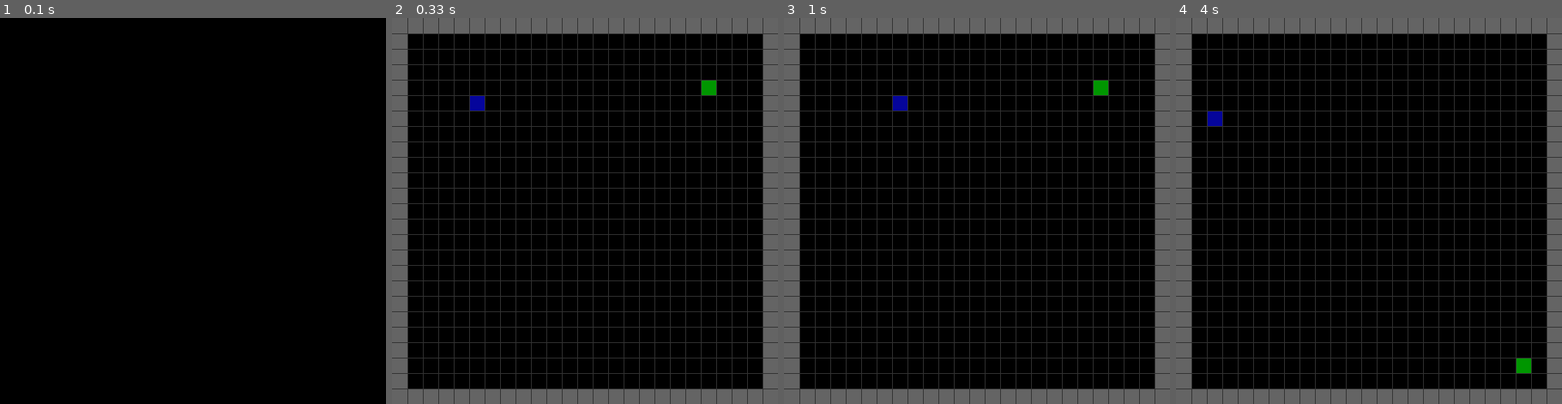
Above: before the commit, frames 1-4 (left to right).
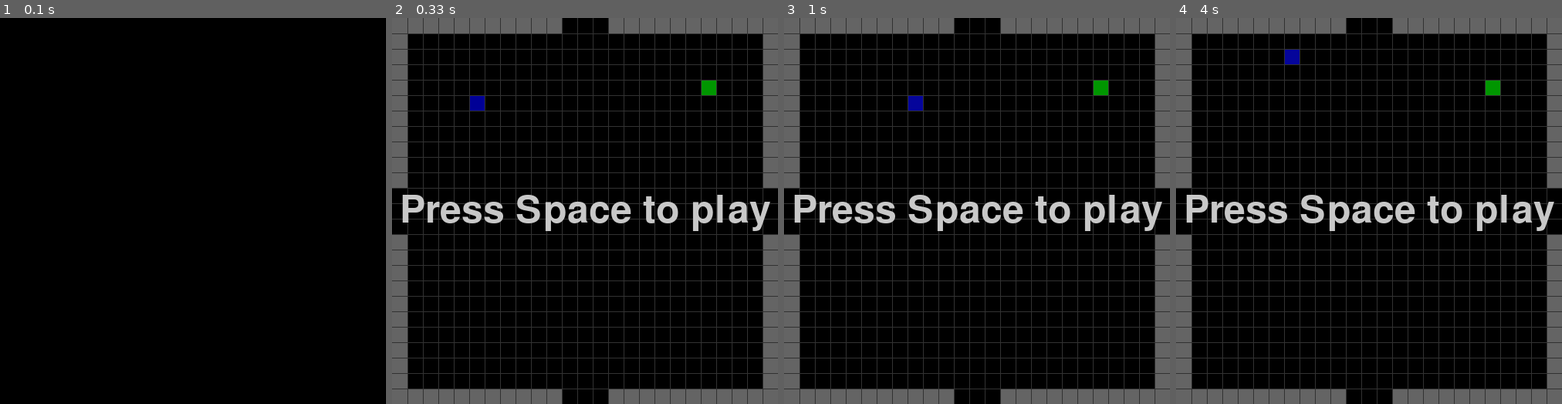
Above: after the commit, the same moments.

Repository: goserg/Snake_pygame
Game: pygame game, started from src/Main.py
The game is run twice, just before and just after one commit, with the same random seed, the same clock (stepped at 60 frames per second) and the same inputs.
Inputs:
- Up to frame 1 (0.1 s): no input
- Up to frame 2 (0.33 s): no input
- Up to frame 3 (1 s): tap Space at 0.33, 0.73 s; hold Right from 0.67 s (still down)
- Up to frame 4 (4 s): release Right at 1.13 s; hold Up 1.17-1.47 s; tap Space at 1.23, 1.57, 2.07, 2.4, 2.83, 3.23, 3.63 s; hold Right 1.5-1.97 s; hold Down 2-2.3 s; hold Left 2.33-2.73 s; hold Up 2.77-3.13 s; hold Down 3.17-3.53 s; hold Left from 3.57 s (still down)

Frame 1 is identical in both runs. In frame 2, 4.7% of the frame differs, in the area x 0-100%, y 0-100%; in frame 3, 5.0%; in frame 4, 5.3%.

Commit message:
added XBOX 360 support, pause menu, and gaps in the walls

Diff:
--- a/src/Border.py
+++ b/src/Border.py
@@ -1,4 +1,4 @@
-from src.Cube import Cube
+from Cube import Cube
 
 
 class Border:
@@ -11,7 +11,10 @@
 
     def generate_border(self):
         n = self.window_size//self.cell_size
+        gap = 2
         for i in range(0, n):
+            if n//2 - gap < i < n//2 + gap:
+                continue
             self.border.append(Cube([0, i], self.cell_size, self.color))
             self.border.append(Cube([n-1, i], self.cell_size, self.color))
             self.border.append(Cube([i, 0], self.cell_size, self.color))
--- /dev/null
+++ b/src/JoystickController.py
@@ -0,0 +1,26 @@
+import pygame
+
+
+class JoystickController:
+    def __init__(self):
+        if pygame.joystick.get_count() > 0:
+            self.enabled = True
+            self.joystick = pygame.joystick.Joystick(0)
+            print("{} enabled".format(self.joystick.get_name()))
+            self.joystick.init()
+            self.pause = 0
+        else:
+            self.enabled = False
+
+    def get_hat(self):
+        if self.enabled:
+            hat = self.joystick.get_hat(0)
+            hat_right = hat[0]
+            hut_up = hat[1]
+            if hat_right != 0:
+                return hat_right, 0
+            return 0, -hut_up
+
+    def is_pause_pressed(self):
+        if self.enabled:
+            return self.joystick.get_button(7)
--- a/src/Main.py
+++ b/src/Main.py
@@ -1,12 +1,17 @@
-from src.Snake import Snake
-from src.Grid import Grid
-from src.Food import Food
-from src.Border import Border
+from Snake import Snake
+from Grid import Grid
+from Food import Food
+from Border import Border
+from Menu import Menu
+from JoystickController import JoystickController
 import pygame
 
-cell_size = 20
-window_size = 500
-
+scale = 1
+cell_size = int(20 * scale)
+window_size = int(500 * scale)
+delay = 10
+game_delay = 10
+t = 0
 
 pygame.init()
 win = pygame.display.set_mode((window_size, window_size))
@@ -16,6 +21,9 @@
 snake = Snake(window_size, cell_size, color=(0, 0, 150))
 grid = Grid(window_size, cell_size, color=(50, 50, 50))
 food = Food(window_size, cell_size, snake, border, color=(0, 150, 0))
+menu = Menu(window_size, scale)
+
+joystick = JoystickController()
 
 
 def draw():
@@ -26,34 +34,47 @@
     border.draw(win)
 
     grid.draw(win)
+    if pause:
+        menu.draw(win)
     pygame.display.update()
 
 
 def get_direction():
-    keys = pygame.key.get_pressed()
-    if keys[pygame.K_DOWN]:
-        direct = (0, 1)
-    elif keys[pygame.K_UP]:
-        direct = (0, -1)
-    elif keys[pygame.K_RIGHT]:
-        direct = (1, 0)
-    elif keys[pygame.K_LEFT]:
-        direct = (-1, 0)
-    else:
-        direct = None
+    direct = joystick.get_hat()
+    if direct is None:
+        if keys[pygame.K_DOWN]:
+            direct = (0, 1)
+        elif keys[pygame.K_UP]:
+            direct = (0, -1)
+        elif keys[pygame.K_RIGHT]:
+            direct = (1, 0)
+        elif keys[pygame.K_LEFT]:
+            direct = (-1, 0)
+        else:
+            direct = (0, 0)
+
     return direct
 
 
+pause = True
 run = True
 while run:
-    pygame.time.delay(100)
+    pygame.time.delay(delay)
 
     for event in pygame.event.get():
         if event.type == pygame.QUIT:
             run = False
+    keys = pygame.key.get_pressed()
 
-    snake.move(get_direction())
-    snake.check_collision(food=food, border=border.border)
-    draw()
+    if t == game_delay:
+        t = 0
+        if keys[pygame.K_SPACE] or joystick.is_pause_pressed():
+            pause = not pause
+        if not pause:
+            snake.move(get_direction())
+            if snake.check_collision(food=food, border=border.border):
+                pause = True
+        draw()
+    t += 1
 
 pygame.quit()
--- /dev/null
+++ b/src/Menu.py
@@ -0,0 +1,21 @@
+import pygame
+
+
+class Menu:
+    def __init__(self, window_size, scale):
+        self.scale = scale
+        self.window_size = window_size
+
+    def text_objects(self, text, font):
+        text_surface = font.render(text, True, (200, 200, 200))
+        return text_surface, text_surface.get_rect()
+
+    def draw(self, surface):
+        self.message_display('Press Space to play', surface)
+
+    def message_display(self, text, surface):
+        large_text = pygame.font.Font('freesansbold.ttf', int(50 * self.scale))
+        text_surf, text_rect = self.text_objects(text, large_text)
+        text_rect.center = ((self.window_size / 2), (self.window_size / 2))
+        surface.blit(text_surf, text_rect)
+        pygame.display.update()
--- a/src/Snake.py
+++ b/src/Snake.py
@@ -1,4 +1,4 @@
-from src.Cube import Cube
+from Cube import Cube
 
 
 class Snake(object):
@@ -8,7 +8,7 @@
         self.color = color
         self.rows = self.window_size//self.cell_size
         self.position = [5, 5]
-        self.dx = 0
+        self.dx = 1
         self.dy = 0
         self.size = 1
         self.body = []
@@ -16,7 +16,7 @@
 
     def move(self, direct):
         self.body.append(Cube(self.position[:], self.cell_size, self.color))
-        if direct is not None:
+        if direct != (0, 0):
             if self.dx != -direct[0]:
                 self.dx = direct[0]
             if self.dy != -direct[1]:
@@ -43,11 +43,13 @@
                 print("score:", self.size - 1)
                 self.__init__(self.window_size, self.cell_size, self.color)
                 food.random_food()
+                return True
         for b in border:
             if head.position == list(b.position):
                 print("score:", self.size - 1)
                 self.__init__(self.window_size, self.cell_size, self.color)
                 food.random_food()
+                return True
         if head.position == food.position:
             self.size += 1
             food.random_food()
Not shown, changed: README.md
Not shown, added: game.bat
